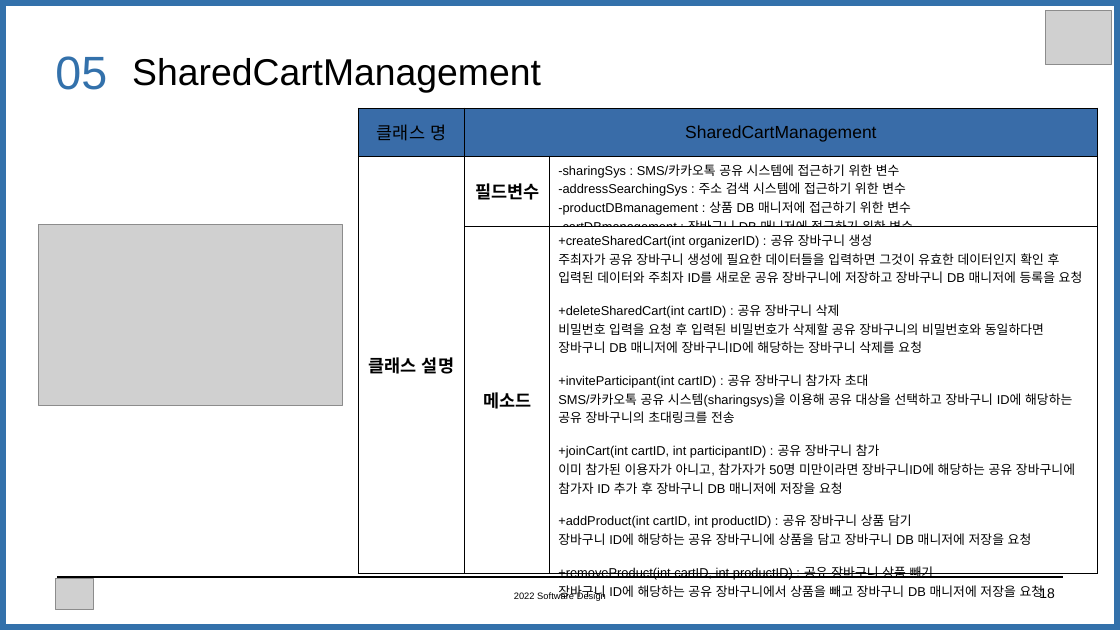
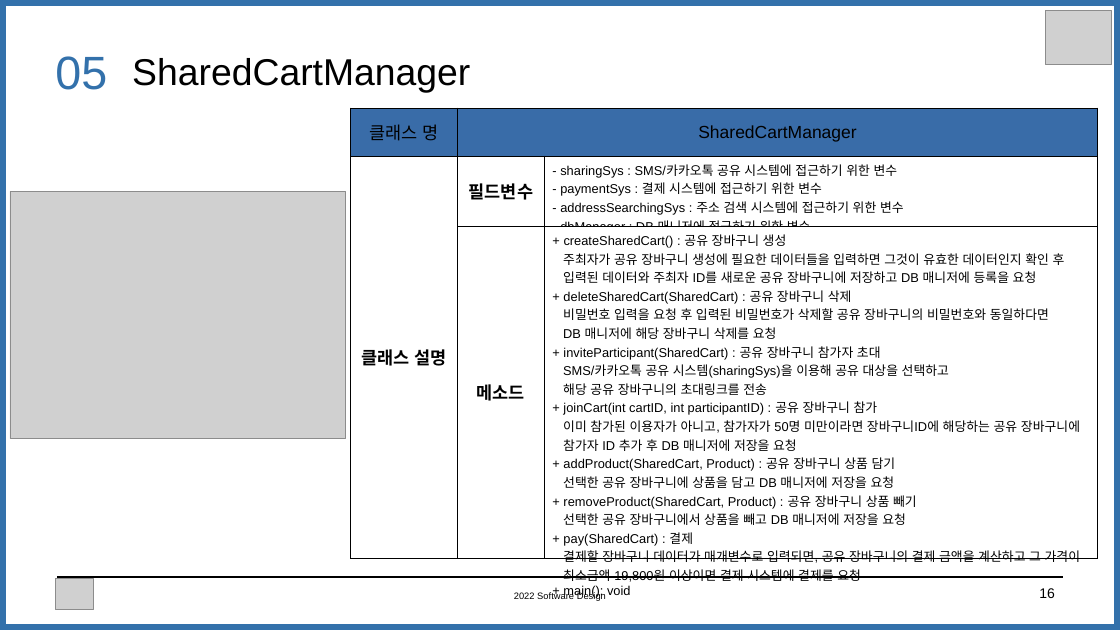
Before and after one commit to jujuwon/software-design, a slide deck: slide 16 of slide/E조 UML.pptx (slide 18 before the commit). Drawn at 1120x630 pixels with LibreOffice and Linux fonts; fonts in the diff are those of the drawing; grey boxes stand for pictures. Boxes give left, top, right and bottom in pixels: in the first picture for what was removed or moved away, otherwise in the second. Text is boxed around its words. In the diff, an @@ line names an element or a change of style, - is before the commit and + after.

Commit message:
fix: UML pptx pdf

```diff
--- a/slide/E조 UML.pptx
+++ b/slide/E조 UML.pptx
@@ text at [132, 58, 470, 93]: text changed @@
-SharedCartManagement
+SharedCartManager
@@ table at [350, 108, 1097, 602] @@
-row 1, column 2: SharedCartManagement
+row 1, column 2: SharedCartManager
-row 2, column 3: -sharingSys : SMS/카카오톡 공유 시스템에 접근하기 위한 변수 / -addressSearchingSys : 주소 검색 시스템에 접근하기 위한 변수 / -productDBmanagement : 상품 DB 매니저에 접근하기 위한 변수 / -cartDBmanagement : 장바구니 DB 매니저에 접근하기 위한 변수
+row 2, column 3: - sharingSys : SMS/카카오톡 공유 시스템에 접근하기 위한 변수 / - paymentSys : 결제 시스템에 접근하기 위한 변수 / - addressSearchingSys : 주소 검색 시스템에 접근하기 위한 변수 / - dbManager : DB 매니저에 접근하기 위한 변수
-row 3, column 3: +createSharedCart(int organizerID) : 공유 장바구니 생성 / 주최자가 공유 장바구니 생성에 필요한 데이터들을 입력하면 그것이 유효한 데이터인지 확인 후 입력된 데이터와 주최자 ID를 새로운 공유 장바구니에 저장하고 장바구니 DB 매니저에 등록을 요청 / +deleteSharedCart(int cartID) : 공유 장바구니 삭제 / 비밀번호 입력을 요청 후 입력된 비밀번호가 삭제할 공유 장바구니의 비밀번호와 동일하다면 장바구니 DB 매니저에 장바구니ID에 해당하는 장바구니 삭제를 요청 / +inviteParticipant(int cartID) : 공유 장바구니 참가자 초대 / SMS/카카오톡 공유 시스템(sharingsys)을 이용해 공유 대상을 선택하고 장바구니 ID에 해당하는 공유 장바구니의 초대링크를 전송 / +joinCart(int cartID, int participantID) : 공유 장바구니 참가 / 이미 참가된 이용자가 아니고, 참가자가 50명 미만이라면 장바구니ID에 해당하는 공유 장바구니에 참가자 ID 추가 후 장바구니 DB 매니저에 저장을 요청 / +addProduct(int cartID, int productID) : 공유 장바구니 상품 담기 / 장바구니 ID에 해당하는 공유 장바구니에 상품을 담고 장바구니 DB 매니저에 저장을 요청 / +removeProduct(int cartID, int productID) : 공유 장바구니 상품 빼기 / 장바구니 ID에 해당하는 공유 장바구니에서 상품을 빼고 장바구니 DB 매니저에 저장을 요청
+row 3, column 3: + createSharedCart() : 공유 장바구니 생성 / 주최자가 공유 장바구니 생성에 필요한 데이터들을 입력하면 그것이 유효한 데이터인지 확인 후 / 입력된 데이터와 주최자 ID를 새로운 공유 장바구니에 저장하고 DB 매니저에 등록을 요청 / + deleteSharedCart(SharedCart) : 공유 장바구니 삭제 / 비밀번호 입력을 요청 후 입력된 비밀번호가 삭제할 공유 장바구니의 비밀번호와 동일하다면 / DB 매니저에 해당 장바구니 삭제를 요청 / + inviteParticipant(SharedCart) : 공유 장바구니 참가자 초대 / SMS/카카오톡 공유 시스템(sharingSys)을 이용해 공유 대상을 선택하고 / 해당 공유 장바구니의 초대링크를 전송 / + joinCart(int cartID, int participantID) : 공유 장바구니 참가 / 이미 참가된 이용자가 아니고, 참가자가 50명 미만이라면 장바구니ID에 해당하는 공유 장바구니에 / 참가자 ID 추가 후 DB 매니저에 저장을 요청 / + addProduct(SharedCart, Product) : 공유 장바구니 상품 담기 / 선택한 공유 장바구니에 상품을 담고 DB 매니저에 저장을 요청 / + removeProduct(SharedCart, Product) : 공유 장바구니 상품 빼기 / 선택한 공유 장바구니에서 상품을 빼고 DB 매니저에 저장을 요청 / + pay(SharedCart) : 결제 / 결제할 장바구니 데이터가 매개변수로 입력되면, 공유 장바구니의 결제 금액을 계산하고 그 가격이 / 최소금액 19,800원 이상이면 결제 시스템에 결제를 요청 / + main(): void
@@ table: place and size @@
-table at [359, 108, 1098, 604]
+table at [350, 108, 1097, 602]
@@ picture: place and size @@
-picture at [38, 224, 343, 405]
+picture at [10, 192, 346, 439]
@@ page number at [1039, 588, 1055, 598]: text changed @@
-18
+16
```
Also in this commit, not shown: 5 other slides changed, 3 slides removed, 1 other file.
